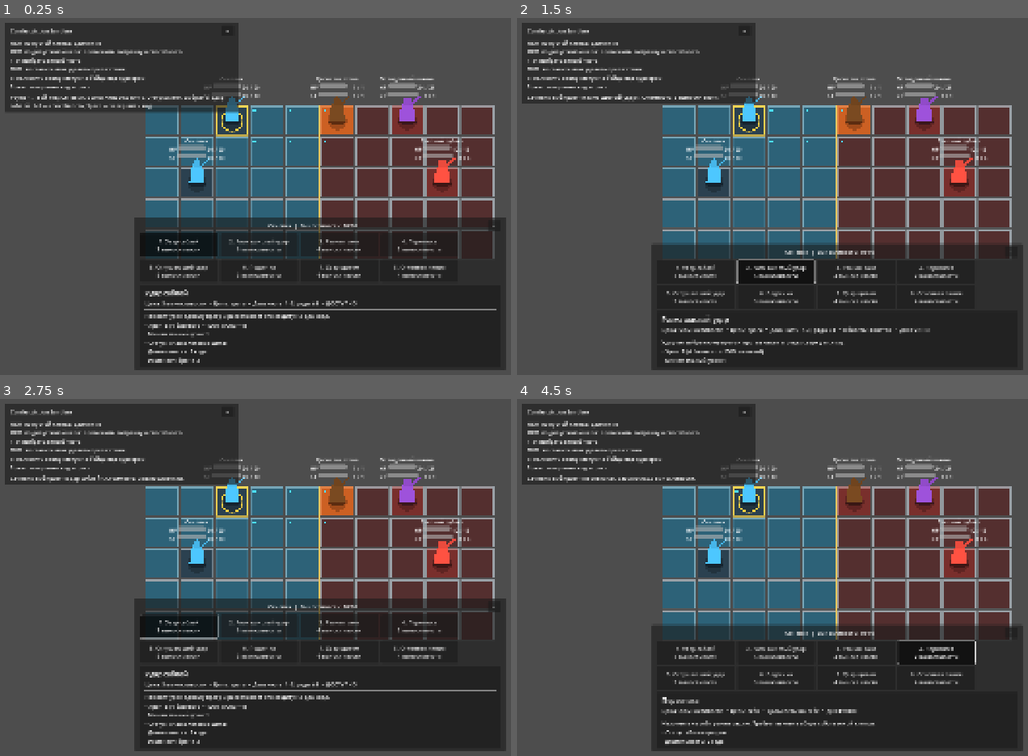
Above: before the commit, frames 1-4 (two rows, left to right).
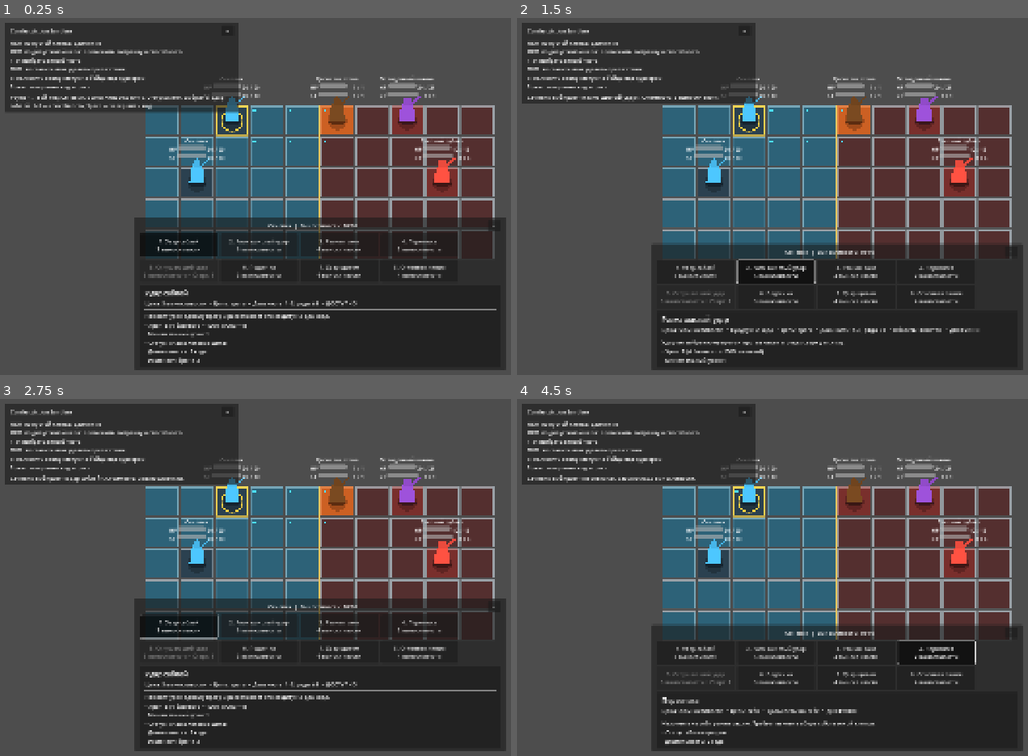
Above: after the commit, the same moments.

Repository: DanilNikolin/kleynod-steppe-frontier
Game: Godot game, scene res://scenes/debug/battle_grid_sandbox.tscn
Two runs of this game, one before a commit and one after it. Both use one fixed random seed, a clock stepped at 60 frames per second and the inputs below. The project has no main scene, so this scene is started directly.
Inputs:
- Up to frame 1 (0.25 s): no input
- Up to frame 2 (1.5 s): click "1. Удар саблей 3 выносливости" at 0.5 s; click "2. Размашистый удар 5 выносли…" at 1.25 s
- Up to frame 3 (2.75 s): click "1. Удар саблей 3 выносливости" at 2 s
- Up to frame 4 (4.5 s): click "3. Рваная рана 4 выносливости" at 2.75 s; click "1. Удар саблей 3 выносливости" at 3.5 s; click "4. Перевязка 2 выносливости" at 4.25 s

The runs differ from the first frame. In frame 1, 0.2% of the frame differs, in the area x 28-42%, y 69-73%; in frame 2, 0.6%, in the area x 28-91%, y 76-89%; in frame 3, 0.2%; in frame 4, 0.1%.

Commit message:
feat(battle-abilities): add per-combatant cooldowns
- add initial ability lock and cooldown definitions
- track ability cooldowns independently per combatant
- start cooldowns only after successful actions
- advance cooldowns after every owner turn
- keep cooldown recovery active during skipped turns
- disable locked abilities in the battle UI
- display initial lock and cooldown remaining turns
- add debug cooldown configurations

Diff:
--- a/content/abilities/debug/debug_fire_line.tres
+++ b/content/abilities/debug/debug_fire_line.tres
@@ -1,17 +1,17 @@
-[gd_resource type="Resource" script_class="AbilityDefinition" load_steps=7 format=3]
+[gd_resource type="Resource" script_class="AbilityDefinition" load_steps=7 format=3 uid="uid://cvop7dch0d1j3"]
 
-[ext_resource type="Script" path="res://core/battle/abilities/ability_definition.gd" id="1_ability"]
-[ext_resource type="Script" path="res://core/battle/targeting/ability_targeting_definition.gd" id="2_targeting"]
-[ext_resource type="Script" path="res://core/battle/effects/battle_effect.gd" id="3_effect"]
-[ext_resource type="Script" path="res://core/battle/effects/damage_effect.gd" id="4_damage"]
+[ext_resource type="Script" uid="uid://dkivlbn8e06qo" path="res://core/battle/abilities/ability_definition.gd" id="1_ability"]
+[ext_resource type="Script" uid="uid://36m0bduhwx85" path="res://core/battle/targeting/ability_targeting_definition.gd" id="2_targeting"]
+[ext_resource type="Script" uid="uid://uc2c7co5a0a2" path="res://core/battle/effects/battle_effect.gd" id="3_effect"]
+[ext_resource type="Script" uid="uid://djty1vj4ucxrn" path="res://core/battle/effects/damage_effect.gd" id="4_damage"]
 
 [sub_resource type="Resource" id="Resource_fire_line_damage"]
 script = ExtResource("4_damage")
-effect_id = &"effect_debug_fire_line_damage"
 base_damage = 100
 strength_scaling = 0.0
 armor_piercing = 999
 minimum_damage = 100
+effect_id = &"effect_debug_fire_line_damage"
 
 [sub_resource type="Resource" id="Resource_fire_line_targeting"]
 script = ExtResource("2_targeting")
--- a/content/abilities/debug/debug_stunning_blow.tres
+++ b/content/abilities/debug/debug_stunning_blow.tres
@@ -27,5 +27,7 @@
 display_name = "Оглушающий удар"
 description = "Наносит небольшой урон и заставляет цель пропустить следующий ход."
 stamina_cost = 5
+initial_lock_turns = 1
+cooldown_turns = 2
 targeting = SubResource("Resource_stunning_targeting")
 effects = Array[ExtResource("3_effect")]([SubResource("Resource_stunning_damage"), SubResource("Resource_stunning_status")])
--- a/content/abilities/debug/debug_sweeping_slash.tres
+++ b/content/abilities/debug/debug_sweeping_slash.tres
@@ -21,5 +21,6 @@
 display_name = "Размашистый удар"
 description = "Удар по выбранному врагу и противникам в рядах сверху и снизу."
 stamina_cost = 5
+cooldown_turns = 2
 targeting = SubResource("Resource_sweeping_targeting")
 effects = Array[ExtResource("3_effect")]([SubResource("Resource_sweeping_damage")])
--- a/content/combatants/debug/debug_protected_shaman.tres
+++ b/content/combatants/debug/debug_protected_shaman.tres
@@ -1,8 +1,8 @@
-[gd_resource type="Resource" script_class="CombatantDefinition" load_steps=4 format=3]
+[gd_resource type="Resource" script_class="CombatantDefinition" load_steps=4 format=3 uid="uid://c1o6ssw4iet61"]
 
-[ext_resource type="Script" path="res://core/battle/combatants/combatant_definition.gd" id="1_definition"]
-[ext_resource type="PackedScene" path="res://presentation/battle/combatants/placeholder_combatant_visual.tscn" id="2_visual"]
-[ext_resource type="Resource" path="res://content/loadouts/debug/debug_steppe_raider_loadout.tres" id="3_loadout"]
+[ext_resource type="Script" uid="uid://djbs8im0vo51" path="res://core/battle/combatants/combatant_definition.gd" id="1_definition"]
+[ext_resource type="PackedScene" uid="uid://frc3c1tiqsau" path="res://presentation/battle/combatants/placeholder_combatant_visual.tscn" id="2_visual"]
+[ext_resource type="Resource" uid="uid://byd2vij4ptc86" path="res://content/loadouts/debug/debug_steppe_raider_loadout.tres" id="3_loadout"]
 
 [resource]
 script = ExtResource("1_definition")
@@ -11,15 +11,11 @@
 description = "Неподвижная цель для проверки защиты за стеной. Не является утверждённым архетипом врага."
 default_loadout = ExtResource("3_loadout")
 participates_in_turn_order = false
-blocks_hostile_targeting_behind = false
 base_strength = 0
 base_agility = 0
 base_spirit = 3
 max_health = 24
-base_armor = 0
 max_stamina = 1
 stamina_regeneration = 0
-base_initiative = 0
-base_morale = 2
 visual_scene = ExtResource("2_visual")
 visual_tint = Color(0.62, 0.32, 0.86, 1)
--- a/content/combatants/debug/debug_wooden_wall.tres
+++ b/content/combatants/debug/debug_wooden_wall.tres
@@ -1,8 +1,8 @@
-[gd_resource type="Resource" script_class="CombatantDefinition" load_steps=4 format=3]
+[gd_resource type="Resource" script_class="CombatantDefinition" load_steps=4 format=3 uid="uid://cdyjatctxc7xo"]
 
-[ext_resource type="Script" path="res://core/battle/combatants/combatant_definition.gd" id="1_definition"]
-[ext_resource type="PackedScene" path="res://presentation/battle/combatants/placeholder_combatant_visual.tscn" id="2_visual"]
-[ext_resource type="Resource" path="res://content/loadouts/debug/debug_steppe_raider_loadout.tres" id="3_loadout"]
+[ext_resource type="Script" uid="uid://djbs8im0vo51" path="res://core/battle/combatants/combatant_definition.gd" id="1_definition"]
+[ext_resource type="PackedScene" uid="uid://frc3c1tiqsau" path="res://presentation/battle/combatants/placeholder_combatant_visual.tscn" id="2_visual"]
+[ext_resource type="Resource" uid="uid://byd2vij4ptc86" path="res://content/loadouts/debug/debug_steppe_raider_loadout.tres" id="3_loadout"]
 
 [resource]
 script = ExtResource("1_definition")
@@ -16,10 +16,8 @@
 base_agility = 0
 base_spirit = 0
 max_health = 1
-base_armor = 0
 max_stamina = 1
 stamina_regeneration = 0
-base_initiative = 0
 base_morale = 0
 visual_scene = ExtResource("2_visual")
 visual_tint = Color(0.48, 0.29, 0.13, 1)
--- a/core/battle/abilities/ability_definition.gd
+++ b/core/battle/abilities/ability_definition.gd
@@ -19,6 +19,14 @@
 
 @export_range(0, 999, 1)
 var stamina_cost: int = 1
+
+@export_group("Cooldown")
+
+@export_range(0, 999, 1)
+var initial_lock_turns: int = 0
+
+@export_range(0, 999, 1)
+var cooldown_turns: int = 0
 
 
 @export_group("Targeting")
@@ -53,6 +61,16 @@
 	if stamina_cost < 0:
 		errors.append(
 			"Stamina cost cannot be negative."
+		)
+
+	if initial_lock_turns < 0:
+		errors.append(
+			"Initial lock turns cannot be negative."
+		)
+
+	if cooldown_turns < 0:
+		errors.append(
+			"Cooldown turns cannot be negative."
 		)
 
 	if targeting == null:
--- a/core/battle/actions/battle_action_result.gd
+++ b/core/battle/actions/battle_action_result.gd
@@ -15,6 +15,9 @@
 
 var stamina_cost: int = 0
 var stamina_spent: int = 0
+
+var cooldown_started: bool = false
+var cooldown_turns: int = 0
 
 var effect_results: Array[BattleEffectResult] = []
 
--- a/core/battle/actions/battle_action_service.gd
+++ b/core/battle/actions/battle_action_service.gd
@@ -24,6 +24,10 @@
 
 const FAILURE_ABILITY_NOT_IN_LOADOUT: StringName = (
 	&"ability_not_in_loadout"
+)
+
+const FAILURE_ABILITY_ON_COOLDOWN: StringName = (
+	&"ability_on_cooldown"
 )
 
 const FAILURE_ABILITY_RESTRICTED: StringName = (
@@ -158,6 +162,18 @@
 				return result
 
 	result.is_successful = true
+
+	result.cooldown_started = (
+		command.actor.start_ability_cooldown(
+			command.ability
+		)
+	)
+
+	if result.cooldown_started:
+		result.cooldown_turns = (
+			command.ability.cooldown_turns
+		)
+
 	return result
 
 
@@ -222,6 +238,11 @@
 		ability.ability_id
 	):
 		return FAILURE_ABILITY_NOT_IN_LOADOUT
+
+	if actor.is_ability_locked(
+		ability.ability_id
+	):
+		return FAILURE_ABILITY_ON_COOLDOWN
 
 	if actor.is_ability_restricted(
 		ability.ability_id
--- a/core/battle/combatants/combatant_state.gd
+++ b/core/battle/combatants/combatant_state.gd
@@ -4,6 +4,11 @@
 
 signal health_changed(previous_value: int, current_value: int)
 signal stamina_changed(previous_value: int, current_value: int)
+signal ability_lock_changed(
+	ability_id: StringName,
+	previous_remaining_turns: int,
+	current_remaining_turns: int
+)
 signal morale_changed(previous_value: int, current_value: int)
 signal status_added(
 	status: BattleStatusInstance
@@ -28,7 +33,11 @@
 
 const INVALID_COORDINATE: Vector2i = Vector2i(-1, -1)
 
-
+enum AbilityLockKind {
+	NONE,
+	INITIAL,
+	COOLDOWN,
+}
 var instance_id: StringName
 var definition: CombatantDefinition
 var team_id: StringName
@@ -55,7 +64,9 @@
 var current_morale: int
 
 var _statuses_by_id: Dictionary = {}
-
+var _ability_lock_turns_by_id: Dictionary = {}
+var _initially_locked_ability_ids: Dictionary = {}
+var _cooldowns_started_this_turn: Dictionary = {}
 
 var is_alive: bool:
 	get:
@@ -112,6 +123,8 @@
 	max_morale = definition.base_morale
 	current_morale = max_morale
 
+	_initialize_ability_locks()
+
 
 func set_grid_position(new_position: Vector2i) -> void:
 	if grid_position == new_position:
@@ -287,6 +300,185 @@
 
 	return loadout.get_default_ability()
 
+func get_ability_lock_remaining_turns(
+	ability_id: StringName
+) -> int:
+	if ability_id == &"":
+		return 0
+
+	if not _ability_lock_turns_by_id.has(
+		ability_id
+	):
+		return 0
+
+	return maxi(
+		0,
+		int(
+			_ability_lock_turns_by_id[
+				ability_id
+			]
+		)
+	)
+
+
+func get_ability_lock_kind(
+	ability_id: StringName
+) -> int:
+	if (
+		get_ability_lock_remaining_turns(
+			ability_id
+		) <= 0
+	):
+		return AbilityLockKind.NONE
+
+	if _initially_locked_ability_ids.has(
+		ability_id
+	):
+		return AbilityLockKind.INITIAL
+
+	return AbilityLockKind.COOLDOWN
+
+
+func is_ability_locked(
+	ability_id: StringName
+) -> bool:
+	return (
+		get_ability_lock_remaining_turns(
+			ability_id
+		) > 0
+	)
+
+
+func start_ability_cooldown(
+	ability: AbilityDefinition
+) -> bool:
+	if ability == null:
+		return false
+
+	if ability.ability_id == &"":
+		return false
+
+	if not has_ability(
+		ability.ability_id
+	):
+		return false
+
+	var cooldown_turns := maxi(
+		0,
+		ability.cooldown_turns
+	)
+
+	if cooldown_turns <= 0:
+		return false
+
+	var previous_remaining_turns := (
+		get_ability_lock_remaining_turns(
+			ability.ability_id
+		)
+	)
+
+	_ability_lock_turns_by_id[
+		ability.ability_id
+	] = cooldown_turns
+
+	_initially_locked_ability_ids.erase(
+		ability.ability_id
+	)
+
+	_cooldowns_started_this_turn[
+		ability.ability_id
+	] = true
+
+	ability_lock_changed.emit(
+		ability.ability_id,
+		previous_remaining_turns,
+		cooldown_turns
+	)
+
+	return true
+
+
+func advance_ability_cooldowns_after_owner_turn() -> void:
+	var ability_ids: Array = (
+		_ability_lock_turns_by_id.keys()
+	)
+
+	for value in ability_ids:
+		var ability_id: StringName = value
+
+		if _cooldowns_started_this_turn.has(
+			ability_id
+		):
+			continue
+
+		var previous_remaining_turns := (
+			get_ability_lock_remaining_turns(
+				ability_id
+			)
+		)
+
+		if previous_remaining_turns <= 0:
+			_ability_lock_turns_by_id.erase(
+				ability_id
+			)
+
+			_initially_locked_ability_ids.erase(
+				ability_id
+			)
+
+			continue
+
+		var current_remaining_turns := maxi(
+			0,
+			previous_remaining_turns - 1
+		)
+
+		if current_remaining_turns <= 0:
+			_ability_lock_turns_by_id.erase(
+				ability_id
+			)
+
+			_initially_locked_ability_ids.erase(
+				ability_id
+			)
+
+		else:
+			_ability_lock_turns_by_id[
+				ability_id
+			] = current_remaining_turns
+
+		ability_lock_changed.emit(
+			ability_id,
+			previous_remaining_turns,
+			current_remaining_turns
+		)
+
+	_cooldowns_started_this_turn.clear()
+
+
+func _initialize_ability_locks() -> void:
+	_ability_lock_turns_by_id.clear()
+	_initially_locked_ability_ids.clear()
+	_cooldowns_started_this_turn.clear()
+
+	if loadout == null:
+		return
+
+	for ability in loadout.get_abilities():
+		if ability == null:
+			continue
+
+		if ability.initial_lock_turns <= 0:
+			continue
+
+		_ability_lock_turns_by_id[
+			ability.ability_id
+		] = ability.initial_lock_turns
+
+		_initially_locked_ability_ids[
+			ability.ability_id
+		] = true
+
 func get_active_statuses() -> Array[BattleStatusInstance]:
 	var result: Array[BattleStatusInstance] = []
 
--- a/core/battle/turns/battle_turn_controller.gd
+++ b/core/battle/turns/battle_turn_controller.gd
@@ -139,6 +139,8 @@
 
 	if ended_combatant.is_alive:
 		ended_combatant.advance_statuses_after_owner_turn()
+
+	ended_combatant.advance_ability_cooldowns_after_owner_turn()
 
 	turn_ended.emit(
 		ended_combatant,
--- a/presentation/battle/abilities/battle_ability_panel.gd
+++ b/presentation/battle/abilities/battle_ability_panel.gd
@@ -61,6 +61,8 @@
 
 var _stamina_changed_callback: Callable
 
+var _ability_lock_changed_callback: Callable
+
 
 func _ready() -> void:
 	_stamina_changed_callback = Callable(
@@ -69,6 +71,11 @@
 	)
 
 	visible = false
+
+	_ability_lock_changed_callback = Callable(
+		self,
+		"_on_combatant_ability_lock_changed"
+	)
 
 
 func bind_combatant(
@@ -91,6 +98,10 @@
 		_stamina_changed_callback
 	)
 
+	_combatant.ability_lock_changed.connect(
+		_ability_lock_changed_callback
+	)
+
 	_rebuild_buttons()
 
 	if (
@@ -100,6 +111,9 @@
 		)
 		and not _combatant
 		.is_ability_restricted(
+			selected_ability.ability_id
+		)
+		and not _combatant.is_ability_locked(
 			selected_ability.ability_id
 		)
 	):
@@ -147,13 +161,20 @@
 		return false
 
 	if ability == null:
-		return false
+		_selected_ability_id = &""
+		_refresh_visual_state()
+		return true
 
 	if not _combatant.has_ability(
 		ability.ability_id
 	):
 		return false
 
+	if _combatant.is_ability_locked(
+		ability.ability_id
+	):
+		return false
+
 	if _combatant.is_ability_restricted(
 		ability.ability_id
 	):
@@ -165,7 +186,6 @@
 
 	_refresh_visual_state()
 	return true
-
 
 func select_ability_by_index(
 	ability_index: int,
@@ -191,6 +211,11 @@
 		return false
 
 	if _combatant.is_ability_restricted(
+		ability.ability_id
+	):
+		return false
+
+	if _combatant.is_ability_locked(
 		ability.ability_id
 	):
 		return false
@@ -267,13 +292,9 @@
 		button.toggle_mode = true
 		button.button_group = _button_group
 
-		button.text = (
-			"%d. %s\n%d выносливости"
-			% [
-				ability_index + 1,
-				ability.display_name,
-				ability.stamina_cost,
-			]
+		button.text = _build_button_text(
+			ability_index,
+			ability
 		)
 
 		button.tooltip_text = (
@@ -323,6 +344,9 @@
 		.is_ability_restricted(
 			default_ability.ability_id
 		)
+		and not _combatant.is_ability_locked(
+			default_ability.ability_id
+		)
 	):
 		return default_ability
 
@@ -331,6 +355,11 @@
 			continue
 
 		if _combatant.is_ability_restricted(
+			ability.ability_id
+		):
+			continue
+
+		if _combatant.is_ability_locked(
 			ability.ability_id
 		):
 			continue
@@ -381,10 +410,22 @@
 			)
 		)
 
+		var ability_locked := (
+			_combatant.is_ability_locked(
+				ability.ability_id
+			)
+		)
+
+		button.text = _build_button_text(
+			ability_index,
+			ability
+		)
+
 		button.disabled = (
 			not _interactable
 			or not affordable
 			or restricted
+			or ability_locked
 		)
 
 		button.set_pressed_no_signal(
@@ -410,6 +451,19 @@
 		card_effects_label.text = ""
 
 		return
+
+	var remaining_lock_turns := (
+		_combatant
+		.get_ability_lock_remaining_turns(
+			selected_ability.ability_id
+		)
+	)
+
+	var lock_kind := (
+		_combatant.get_ability_lock_kind(
+			selected_ability.ability_id
+		)
+	)
 
 	var ability_restricted := (
 		_combatant != null
@@ -420,7 +474,32 @@
 
 	var affordability_text: String
 
-	if ability_restricted:
+	if remaining_lock_turns > 0:
+		var formatted_turns := (
+			BattleAbilityPresentationBuilder
+			.format_turn_count(
+				remaining_lock_turns
+			)
+		)
+
+		if (
+			lock_kind
+			== CombatantState
+			.AbilityLockKind
+			.INITIAL
+		):
+			affordability_text = (
+				"СТАРТОВАЯ ЗАДЕРЖКА: %s"
+				% formatted_turns
+			)
+
+		else:
+			affordability_text = (
+				"КУЛДАУН: %s"
+				% formatted_turns
+			)
+
+	elif ability_restricted:
 		affordability_text = (
 			"ЗАПРЕЩЕНО СТАТУСОМ"
 		)
@@ -470,16 +549,28 @@
 	if _combatant == null:
 		return
 
-	if not _stamina_changed_callback.is_valid():
-		return
-
-	if _combatant.is_connected(
-		&"stamina_changed",
-		_stamina_changed_callback
+	if (
+		_stamina_changed_callback.is_valid()
+		and _combatant.is_connected(
+			&"stamina_changed",
+			_stamina_changed_callback
+		)
 	):
 		_combatant.disconnect(
 			&"stamina_changed",
 			_stamina_changed_callback
+		)
+
+	if (
+		_ability_lock_changed_callback.is_valid()
+		and _combatant.is_connected(
+			&"ability_lock_changed",
+			_ability_lock_changed_callback
+		)
+	):
+		_combatant.disconnect(
+			&"ability_lock_changed",
+			_ability_lock_changed_callback
 		)
 
 
@@ -497,3 +588,65 @@
 	_current_value: int
 ) -> void:
 	_refresh_visual_state()
+
+
+func _on_combatant_ability_lock_changed(
+	_ability_id: StringName,
+	_previous_remaining_turns: int,
+	_current_remaining_turns: int
+) -> void:
+	_refresh_visual_state()
+
+
+func _build_button_text(
+	ability_index: int,
+	ability: AbilityDefinition
+) -> String:
+	if ability == null:
+		return ""
+
+	var details := (
+		"%d выносливости"
+		% ability.stamina_cost
+	)
+
+	if _combatant != null:
+		var remaining_turns := (
+			_combatant
+			.get_ability_lock_remaining_turns(
+				ability.ability_id
+			)
+		)
+
+		if remaining_turns > 0:
+			var lock_kind := (
+				_combatant.get_ability_lock_kind(
+					ability.ability_id
+				)
+			)
+
+			if (
+				lock_kind
+				== CombatantState
+				.AbilityLockKind
+				.INITIAL
+			):
+				details += (
+					" • Старт: %d"
+					% remaining_turns
+				)
+
+			else:
+				details += (
+					" • КД: %d"
+					% remaining_turns
+				)
+
+	return (
+		"%d. %s\n%s"
+		% [
+			ability_index + 1,
+			ability.display_name,
+			details,
+		]
+	)
--- a/presentation/battle/abilities/battle_ability_presentation_builder.gd
+++ b/presentation/battle/abilities/battle_ability_presentation_builder.gd
@@ -14,6 +14,22 @@
 		"Цена: %d выносливости"
 		% ability.stamina_cost
 	)
+
+	if ability.initial_lock_turns > 0:
+		parts.append(
+			"Стартовая задержка: %s"
+			% format_turn_count(
+				ability.initial_lock_turns
+			)
+		)
+
+	if ability.cooldown_turns > 0:
+		parts.append(
+			"Кулдаун: %s"
+			% format_turn_count(
+				ability.cooldown_turns
+			)
+		)
 
 	if ability.targeting != null:
 		parts.append(
@@ -170,7 +186,7 @@
 
 	text += (
 		"\n  Длительность: %s"
-		% _format_turn_count(
+		% format_turn_count(
 			status.duration_turns
 		)
 	)
@@ -347,7 +363,7 @@
 	return str(value)
 
 
-static func _format_turn_count(
+static func format_turn_count(
 	value: int
 ) -> String:
 	var absolute_value := absi(value)
--- a/scenes/debug/controllers/battle_sandbox_interaction_controller.gd
+++ b/scenes/debug/controllers/battle_sandbox_interaction_controller.gd
@@ -211,6 +211,12 @@
 		and combatant.has_ability(
 			_selected_ability.ability_id
 		)
+		and not combatant.is_ability_locked(
+			_selected_ability.ability_id
+		)
+		and not combatant.is_ability_restricted(
+			_selected_ability.ability_id
+		)
 	):
 		return _selected_ability
 
@@ -231,6 +237,9 @@
 
 	if (
 		default_ability != null
+		and not combatant.is_ability_locked(
+			default_ability.ability_id
+		)
 		and not combatant
 		.is_ability_restricted(
 			default_ability.ability_id
@@ -240,6 +249,11 @@
 
 	for ability in combatant.get_abilities():
 		if ability == null:
+			continue
+
+		if combatant.is_ability_locked(
+			ability.ability_id
+		):
 			continue
 
 		if combatant.is_ability_restricted(
@@ -397,6 +411,22 @@
 	):
 		ability_panel.set_selected_ability(
 			_selected_ability
+		)
+
+		return
+
+	if active.is_ability_locked(
+		ability.ability_id
+	):
+		ability_panel.set_selected_ability(
+			_selected_ability
+		)
+
+		debug_log_presenter.set_headline(
+			_get_ability_lock_message(
+				active,
+				ability
+			)
 		)
 
 		return
@@ -791,6 +821,19 @@
 	debug_log_presenter.append_action_results(
 		action_outcome.action_result
 	)
+
+	if (
+		action_outcome
+		.action_result
+		.cooldown_started
+	):
+		_selected_ability = get_default_ability(
+			actor
+		)
+
+		ability_panel.set_selected_ability(
+			_selected_ability
+		)
 
 	if turn_controller.is_finished:
 		_interaction_in_progress = false
@@ -989,6 +1032,12 @@
 				]
 			)
 
+		BattleActionService.FAILURE_ABILITY_ON_COOLDOWN:
+			return _get_ability_lock_message(
+				actor,
+				ability
+			)
+
 		BattleActionService.FAILURE_ABILITY_RESTRICTED:
 			return (
 				"Боец не может использовать "
@@ -1012,6 +1061,49 @@
 				"Действие невозможно: %s."
 				% failure_code
 			)
+
+
+func _get_ability_lock_message(
+	actor: CombatantState,
+	ability: AbilityDefinition
+) -> String:
+	if actor == null or ability == null:
+		return "Способность временно недоступна."
+
+	var remaining_turns := (
+		actor.get_ability_lock_remaining_turns(
+			ability.ability_id
+		)
+	)
+
+	var formatted_turns := (
+		BattleAbilityPresentationBuilder
+		.format_turn_count(
+			remaining_turns
+		)
+	)
+
+	if (
+		actor.get_ability_lock_kind(
+			ability.ability_id
+		)
+		== CombatantState
+		.AbilityLockKind
+		.INITIAL
+	):
+		return (
+			"«%s» ещё закрыта стартовой задержкой. "
+			% ability.display_name
+			+"Осталось: %s."
+			% formatted_turns
+		)
+
+	return (
+		"«%s» восстанавливается. "
+		% ability.display_name
+		+"Осталось: %s."
+		% formatted_turns
+	)
 
 
 func _get_movement_failure_message(
Not shown: 1 places in content/encounters/debug/debug_skirmish_2v2.tres that only renumber resources
Not shown: 1 places in content/loadouts/debug/debug_sechevik_loadout.tres that only renumber resources
